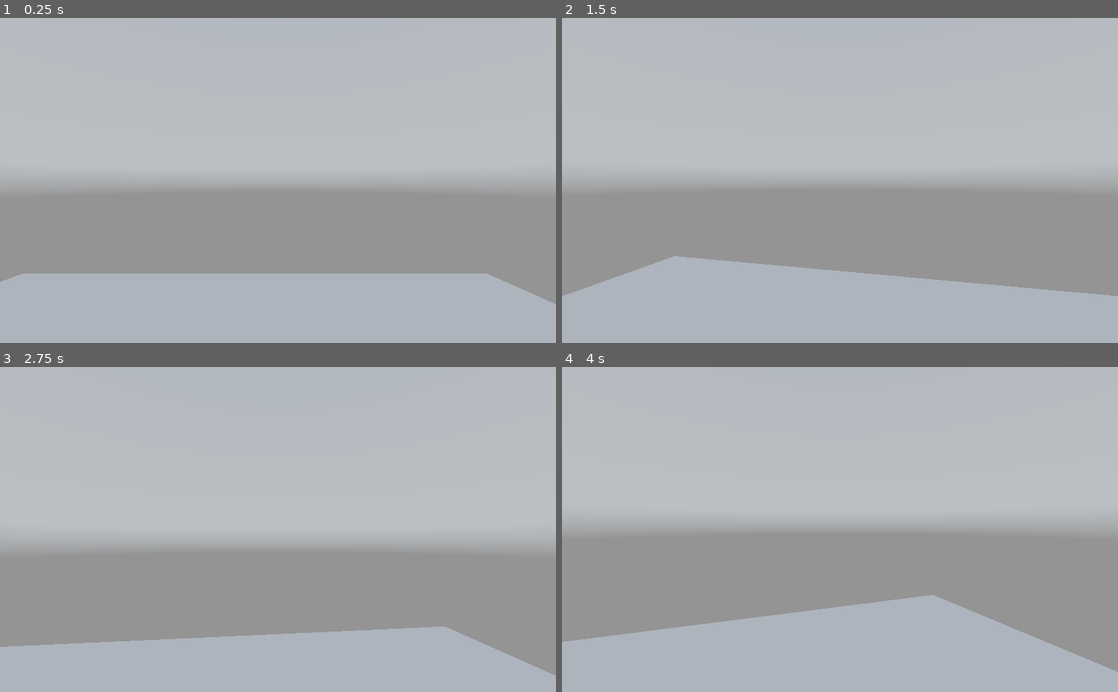
Above: before the commit, frames 1-4 (two rows, left to right).
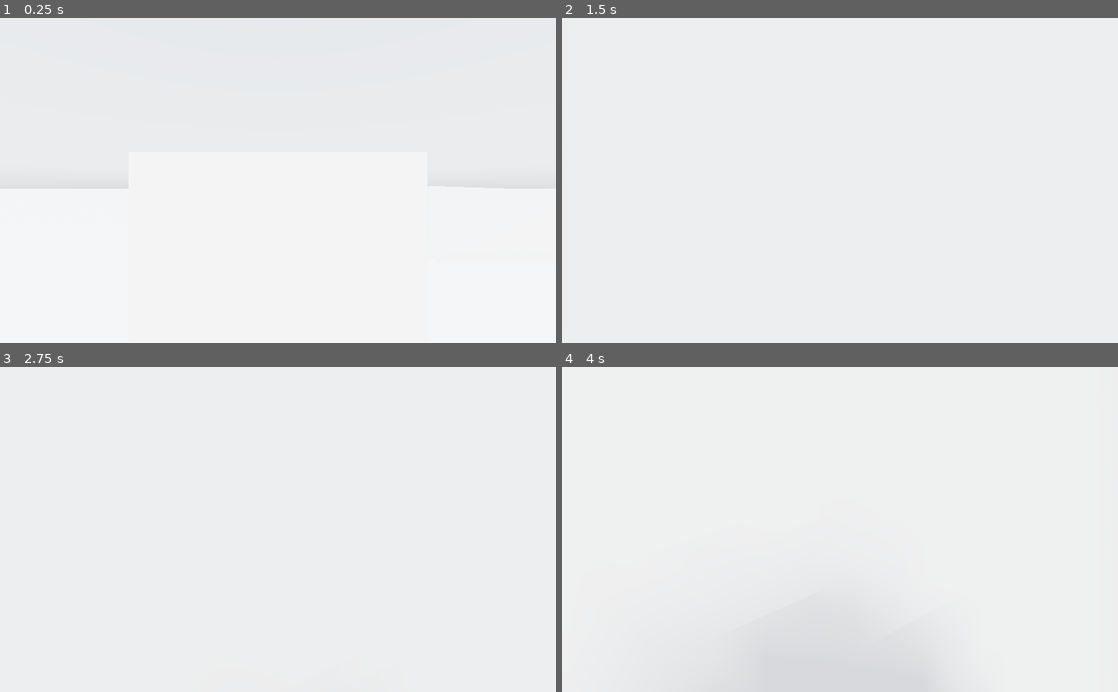
Above: after the commit, the same moments.

Repository: MilkAndBanana01/GODOT-FPS-Toolkit
Game: Godot game, scene res://Demo - Facility/World.tscn
Two runs of this game, one before a commit and one after it. Both use one fixed random seed, a clock stepped at 60 frames per second and the inputs below. A sky picture missing from this copy of the repository is replaced by a grey-blue gradient.
Inputs (mouse positions are in pixels of both pictures, inside the frame that each line leads up to):
- Up to frame 1 (0.25 s): no input
- Up to frame 2 (1.5 s): tap Enter (ui_accept) at 0.5 s; move the mouse to (867, 180) at 0.52 s; hold Ctrl (crouch, bound only after the commit) 0.53-1.28 s; hold W (move_forward, bound only after the commit) from 0.53 s (still down); tap Space (jump, bound only after the commit) at 0.77, 1.07 s; tap Shift (sprint, bound only after the commit) at 0.8, 1.35 s; move the mouse to (812, 180) at 1.27 s
- Up to frame 3 (2.75 s): keep holding W (move_forward, bound only after the commit); tap Space (jump, bound only after the commit) at 1.52, 1.82, 2.3 s; tap Enter (ui_accept) at 1.55, 2, 2.1 s; move the mouse to (289, 523) at 2.02 s
- Up to frame 4 (4 s): keep holding W (move_forward, bound only after the commit); tap Enter (ui_accept) at 2.75, 3.5 s; move the mouse to (834, 536) at 2.77 s; tap Space (jump, bound only after the commit) at 2.85, 3.02, 3.32, 3.77 s; tap Ctrl (crouch, bound only after the commit) at 3.05 s; move the mouse to (878, 532) at 3.52 s; hold Ctrl (crouch, bound only after the commit) from 3.53 s (still down); tap Shift (sprint, bound only after the commit) at 3.8 s

The runs differ from the first frame. In frame 1, 100% of the frame differs, in the area x 0-100%, y 0-100%; in frame 2, 100%; in frame 3, 100%; in frame 4, 100%.
Error before the commit: Invalid get index 'shape' (on base: 'null instance'). (res://Player/Scenes/Abilities/Movement/Movement.gd:745)

Commit message:
Implemented Movement for the most part

Diff:
--- a/GODOT FPS Toolkit (Godot 3.4)/Demo - Facility/World.tscn
+++ b/GODOT FPS Toolkit (Godot 3.4)/Demo - Facility/World.tscn
@@ -12,29 +12,89 @@
 background_sky = SubResource( 1 )
 tonemap_mode = 2
 tonemap_white = 16.0
+auto_exposure_enabled = true
+ssao_enabled = true
+ssao_radius = 0.28
+ssao_radius2 = 0.32
+ssao_quality = 2
 
-[sub_resource type="CubeMesh" id=3]
+[sub_resource type="BoxShape" id=3]
 
-[sub_resource type="ConcavePolygonShape" id=4]
-data = PoolVector3Array( -1, 1, 1, 1, 1, 1, -1, -1, 1, 1, 1, 1, 1, -1, 1, -1, -1, 1, 1, 1, -1, -1, 1, -1, 1, -1, -1, -1, 1, -1, -1, -1, -1, 1, -1, -1, 1, 1, 1, 1, 1, -1, 1, -1, 1, 1, 1, -1, 1, -1, -1, 1, -1, 1, -1, 1, -1, -1, 1, 1, -1, -1, -1, -1, 1, 1, -1, -1, 1, -1, -1, -1, 1, 1, 1, -1, 1, 1, 1, 1, -1, -1, 1, 1, -1, 1, -1, 1, 1, -1, -1, -1, 1, 1, -1, 1, -1, -1, -1, 1, -1, 1, 1, -1, -1, -1, -1, -1 )
+[sub_resource type="CubeMesh" id=4]
 
 [node name="World" type="WorldEnvironment"]
 environment = SubResource( 2 )
 
-[node name="Ground" type="StaticBody" parent="."]
-transform = Transform( -10.0608, 0, 0, 0, 1, 0, 0, 0, -10.0608, 0, 0, 0 )
-
-[node name="MeshInstance" type="MeshInstance" parent="Ground"]
-mesh = SubResource( 3 )
-skeleton = NodePath("")
-material/0 = null
-
-[node name="CollisionShape" type="CollisionShape" parent="Ground"]
-shape = SubResource( 4 )
-
 [node name="KinematicBody" type="KinematicBody" parent="."]
-transform = Transform( 1, 0, 0, 0, 1, 0, 0, 0, 1, 0, 5.03874, 0 )
+transform = Transform( 1, 0, 0, 0, 1, 0, 0, 0, 1, 0, 4.21499, 0 )
 
 [node name="Camera" parent="KinematicBody" instance=ExtResource( 2 )]
 
 [node name="Movement" parent="KinematicBody" instance=ExtResource( 3 )]
+movement/speed = 10
+gravity/enabled = true
+"gravity/gravity rate" = 20.0
+"gravity/enable mid air movement" = true
+"gravity/mid air movement style" = 0
+crouching/enabled = true
+crouching/configuration = 0
+"crouching/decrease height" = 0.533
+"crouching/crouching speed" = 6.863
+"crouching/decrease speed" = 8.255
+
+[node name="StaticBody" type="StaticBody" parent="."]
+transform = Transform( 192.803, 0, 0, 0, 1, 0, 0, 0, 192.803, 0, 0, 0 )
+__meta__ = {
+"_edit_group_": true
+}
+
+[node name="CollisionShape" type="CollisionShape" parent="StaticBody"]
+shape = SubResource( 3 )
+
+[node name="MeshInstance" type="MeshInstance" parent="StaticBody/CollisionShape"]
+mesh = SubResource( 4 )
+material/0 = null
+
+[node name="StaticBody2" type="StaticBody" parent="."]
+transform = Transform( 2.88501, 0, 0, 0, 2.88501, 0, 0, 0, 2.88501, 0, 0, -16.1604 )
+__meta__ = {
+"_edit_group_": true
+}
+
+[node name="CollisionShape" type="CollisionShape" parent="StaticBody2"]
+shape = SubResource( 3 )
+
+[node name="MeshInstance" type="MeshInstance" parent="StaticBody2/CollisionShape"]
+mesh = SubResource( 4 )
+material/0 = null
+
+[node name="StaticBody4" type="StaticBody" parent="."]
+transform = Transform( 2.88501, 0, 0, 0, 5.0931, 0, 0, 0, 2.88501, 0, 0, -7.37518 )
+__meta__ = {
+"_edit_group_": true
+}
+
+[node name="CollisionShape" type="CollisionShape" parent="StaticBody4"]
+shape = SubResource( 3 )
+
+[node name="MeshInstance" type="MeshInstance" parent="StaticBody4/CollisionShape"]
+mesh = SubResource( 4 )
+material/0 = null
+
+[node name="StaticBody3" type="StaticBody" parent="."]
+transform = Transform( 4.0047, -3.70489, 0, 1.9592, 2.11774, 0, 0, 0, 5.45563, 13.0068, 0, -15.5349 )
+__meta__ = {
+"_edit_group_": true
+}
+
+[node name="CollisionShape" type="CollisionShape" parent="StaticBody3"]
+shape = SubResource( 3 )
+
+[node name="MeshInstance" type="MeshInstance" parent="StaticBody3/CollisionShape"]
+mesh = SubResource( 4 )
+material/0 = null
+
+[node name="DirectionalLight" type="DirectionalLight" parent="."]
+transform = Transform( 0.938632, 0.246845, -0.240911, 0, 0.698453, 0.715656, 0.344921, -0.671737, 0.65559, -0.168134, 15.9247, 0 )
+shadow_enabled = true
+shadow_contact = 0.934
--- a/GODOT FPS Toolkit (Godot 3.4)/Player/Scenes/Abilities/Camera/Camera.gd
+++ b/GODOT FPS Toolkit (Godot 3.4)/Player/Scenes/Abilities/Camera/Camera.gd
@@ -1,5 +1,7 @@
 tool
 extends Node
+
+signal updateHeadPosition
 
 var player
 var head
@@ -7,6 +9,7 @@
 var mouseMovement
 var rotationVelocity: Vector2
 
+var movement
 var headExists : bool
 var camExists : bool
 
@@ -93,10 +96,11 @@
 					if child is Camera:
 						camera = child
 						camExists = true
+			if i is CollisionShape:
+				updateHeight(i.shape.height)
 		if not headExists:
 			head = Spatial.new()
 			head.name = 'Head'
-			head.translate(Vector3(1,0,0))
 			player.call_deferred('add_child',head)
 			head.call_deferred('set_owner',player)
 		if not camExists:
@@ -105,6 +109,7 @@
 			head.call_deferred('add_child',camera)
 			camera.call_deferred('set_owner',player)
 		Input.set_mouse_mode(Input.MOUSE_MODE_CAPTURED)
+		movement = player.get_node("Movement")
 
 func _input(event: InputEvent) -> void:
 	if event is InputEventMouseMotion:
@@ -112,14 +117,25 @@
 	if Input.is_key_pressed(KEY_ESCAPE):
 		get_tree().quit()
 
-func _physics_process(_delta: float) -> void:
-	if mouseMovement != null:
-		if smoothing:
-			rotationVelocity = rotationVelocity.linear_interpolate(mouseMovement * (sensitivity * 0.25), (100.5 - smoothing_amount) * .01)
-		else:
-			rotationVelocity = mouseMovement * (sensitivity * 0.25)
-		if not lock_camera:
-			player.rotate_y(-deg2rad(rotationVelocity.x))
-			head.rotate_x(-deg2rad(rotationVelocity.y))
-			head.rotation.x = clamp(head.rotation.x,deg2rad(-90),deg2rad(90))
-		mouseMovement = Vector2.ZERO
+func _physics_process(delta: float) -> void:
+	if Engine.is_editor_hint() == false:
+
+		head.translation.y = lerp(
+			head.translation.y,
+			(int(not Input.is_action_pressed('crouch')) * movement.standingHeight) +
+			(int(Input.is_action_pressed('crouch')) * movement.crouchingHeight),
+			delta * movement.crouchingSpeed)
+
+		if mouseMovement != null:
+			if smoothing:
+				rotationVelocity = rotationVelocity.linear_interpolate(mouseMovement * (sensitivity * 0.25), (100.5 - smoothing_amount) * .01)
+			else:
+				rotationVelocity = mouseMovement * (sensitivity * 0.25)
+			if not lock_camera:
+				player.rotate_y(-deg2rad(rotationVelocity.x))
+				head.rotate_x(-deg2rad(rotationVelocity.y))
+				head.rotation.x = clamp(head.rotation.x,deg2rad(-90),deg2rad(90))
+			mouseMovement = Vector2.ZERO
+
+func updateHeight(n):
+	head.translation.y = n
--- a/GODOT FPS Toolkit (Godot 3.4)/Player/Scenes/Abilities/Movement/Movement.gd
+++ b/GODOT FPS Toolkit (Godot 3.4)/Player/Scenes/Abilities/Movement/Movement.gd
@@ -1,5 +1,7 @@
 tool
 extends Node
+
+signal updateHeight
 
 var props : Array
 
@@ -11,23 +13,14 @@
 var friction : float
 
 var gravityEnabled : bool
-var gravityStyle : int
 var gravity : float
-
 var airMomentumEnabled : bool
 var airMomentumStyle : int
 var airMomentum : float
-
 var airMovementEnabled : bool
 var airMovementStyle : int
 var airMovementSpeed : int
 var airMovementAcc : float
-
-var jumpMovementEnabled : bool
-var jumpMovementAllowed : int
-var jumpMovementStyle : int
-var jumpMovementSpeed : int
-var jumpMovementAcc : float
 
 var runningEnabled : bool = true
 var runningAirMomentum : int
@@ -35,6 +28,13 @@
 var runningSpeed : int
 var runningAcc : float
 var runningAirEnabled : bool
+
+
+var jumpMovementEnabled : bool
+var jumpMovementAllowed : int
+var jumpMovementStyle : int
+var jumpMovementSpeed : int
+var jumpMovementAcc : float
 
 var jumpingEnabled : bool
 var jumpHeight : float
@@ -49,12 +49,10 @@
 var crouchingHeight : float
 var crouchingSpeedConfig : int
 var decreaseSpeed : float
-var crouchingSpeedStyle : int
-var customCrouchingSpeed : int
-var customCrouchingAcc : float
 var airCrouching : int
 
 var collision
+var capsuleMesh
 var collExists : bool
 
 var player
@@ -62,7 +60,9 @@
 var usedAcceleration : float
 var input : Vector2
 var direction : Vector3
+var velocity : Vector3
 var gravityVec : Vector3
+var snapVec : Vector3
 
 func _get(property):
 	## MOVEMENT PROPERTIES
@@ -76,7 +76,6 @@
 
 	## GRAVITY PROPERTIES
 	if property == 'gravity/enabled': return gravityEnabled
-	if property == 'gravity/gravity style': return gravityStyle
 	if property == 'gravity/gravity rate': return gravity
 
 	if property == 'gravity/enable air momentum': return airMomentumEnabled
@@ -116,9 +115,6 @@
 	if property == 'crouching/crouching speed': return crouchingSpeed
 	if property == 'crouching/speed configuration': return crouchingSpeedConfig
 	if property == 'crouching/decrease speed': return decreaseSpeed
-	if property == 'crouching/custom speed style': return crouchingSpeedStyle
-	if property == 'crouching/custom speed': return customCrouchingSpeed
-	if property == 'crouching/custom acceleration': return customCrouchingAcc
 	if property == 'crouching/allow crouching mid air': return airCrouching
 
 func _set(property, value):
@@ -146,9 +142,6 @@
 	if property == 'gravity/enabled':
 		gravityEnabled = value
 		property_list_changed_notify()
-	if property == 'gravity/gravity style':
-		gravityStyle = value
-		property_list_changed_notify()
 	if property == 'gravity/enable air momentum':
 		airMomentumEnabled = value
 		property_list_changed_notify()
@@ -220,18 +213,15 @@
 		property_list_changed_notify()
 		crouchingConfig = value
 	if property == 'crouching/decrease height': decreaseStandingHeight = value
-	if property == 'crouching/standing height': standingHeight = value
+	if property == 'crouching/standing height':
+		standingHeight = value
+		emit_signal("updateHeight",standingHeight)
 	if property == 'crouching/crouching height': crouchingHeight = value
 	if property == 'crouching/crouching speed': crouchingSpeed = value
 	if property == 'crouching/speed configuration':
 		property_list_changed_notify()
 		crouchingSpeedConfig = value
 	if property == 'crouching/decrease speed': decreaseSpeed = value
-	if property == 'crouching/custom speed style':
-		property_list_changed_notify()
-		crouchingSpeedStyle = value
-	if property == 'crouching/custom speed': customCrouchingSpeed = value
-	if property == 'crouching/custom acceleration': customCrouchingAcc = value
 	if property == 'crouching/allow crouching mid air': airCrouching = value
 
 func movement_properties():
@@ -291,14 +281,6 @@
 		}
 	)
 	if gravityEnabled:
-		props.append(
-			{
-				"name":"gravity/gravity style",
-				"type":2,
-				"hint":3,
-				"hint_string":"Linear,Exponential",
-			}
-		)
 		props.append(
 			{
 				'name': 'gravity/gravity rate',
@@ -431,7 +413,7 @@
 						"name":"jumping/speed of movement",
 						"type":2,
 						"hint":3,
-						"hint_string":"Use Movement Acceleration,Use Custom Acceleration",
+						"hint_string":"Use Movement Speed,Use Custom Speed",
 					}
 				)
 				if jumpMovementStyle != 0:
@@ -448,7 +430,6 @@
 								'type': TYPE_REAL
 							}
 						)
-
 func crouching_properties():
 	props.append(
 		{
@@ -493,50 +474,18 @@
 		)
 		props.append(
 			{
-				"name":"crouching/speed configuration",
+				'name': 'crouching/decrease speed',
+				'type': TYPE_REAL
+			}
+		)
+		props.append(
+			{
+				"name":"crouching/allow crouching mid air",
 				"type":2,
 				"hint":3,
-				"hint_string":"Decrease from Current Speed,Use Custom Speed",
-			}
-		)
-
-		if crouchingSpeedConfig != 0:
-			props.append(
-				{
-					"name":"crouching/custom speed style",
-					"type":2,
-					"hint":3,
-					"hint_string":"Retro,Modern",
-				}
-			)
-			props.append(
-				{
-					'name': 'crouching/custom speed',
-					'type': TYPE_INT
-				}
-			)
-			if crouchingSpeedStyle == 1:
-				props.append(
-					{
-						'name': 'crouching/custom acceleration',
-						'type': TYPE_REAL
-					}
-				)
-		else:
-			props.append(
-				{
-					'name': 'crouching/decrease speed',
-					'type': TYPE_REAL
-				}
-			)
-	props.append(
-		{
-			"name":"crouching/allow crouching mid air",
-			"type":2,
-			"hint":3,
-			"hint_string":"Disabled,Enable,Affect Height,Affect Speed",
-		}
-	)
+				"hint_string":"Disabled,Enable,Affect Height,Affect Speed",
+			}
+		)
 
 func _get_property_list() -> Array:
 	props = []
@@ -672,122 +621,155 @@
 	return props
 
 func _ready() -> void:
-	player = get_parent()
-	for i in player.get_children():
-		if i is CollisionShape:
-			collision = i
-			collExists = true
-	if not collExists:
-		collision = CollisionShape.new()
-		collision.name = "Collision"
-		var capsule = CapsuleShape.new()
-		capsule.radius = 0.5
-		collision.set_shape(capsule)
-		collision.rotate_x(deg2rad(90))
-		player.call_deferred('add_child',collision)
-		collision.call_deferred('set_owner',player)
-		yield()
-	if crouchingConfig == 0:
-		standingHeight = player.get_node("Collision").shape.height
-		crouchingHeight = standingHeight - decreaseStandingHeight
+	if Engine.is_editor_hint() == false:
+		player = get_parent()
+		for i in get_children():
+			if i is CollisionShape:
+				collision = i
+				collExists = true
+		if not collExists:
+			collision = CollisionShape.new()
+			collision.name = "Collision"
+			var capsule = CapsuleShape.new()
+			capsule.height = standingHeight
+			capsule.radius = 0.5
+			collision.set_shape(capsule)
+			collision.rotate_x(deg2rad(90))
+
+			capsuleMesh = CapsuleMesh.new()
+			capsuleMesh.radius = 0.5
+			var mesh = MeshInstance.new()
+			mesh.set_mesh(capsuleMesh)
+
+			player.call_deferred('add_child',collision)
+			collision.call_deferred('set_owner',player)
+			player.call_deferred('add_child',collision)
+			collision.call_deferred('set_owner',player)
+			collision.call_deferred('add_child',mesh)
+			mesh.call_deferred('set_owner',player)
+
+		if crouchingConfig == 0:
+			standingHeight = 1
+			crouchingHeight = standingHeight - decreaseStandingHeight
+
+		capsuleMesh.mid_height = standingHeight
+
+		var inputs := ["move_left","move_right","move_back","move_forward","jump","sprint","crouch"]
+		var keyCodes := [KEY_A,KEY_D,KEY_S,KEY_W,KEY_SPACE,KEY_SHIFT,KEY_CONTROL]
+		var pos := 0
+		for i in inputs:
+			if InputMap.has_action(i):
+				var inputEvent = InputEventKey.new()
+				inputEvent.scancode = keyCodes[pos]
+				if InputMap.action_has_event(i,inputEvent):
+					pass
+				else:
+					InputMap.action_add_event(i,inputEvent)
+			pos += 1
+		connect('updateHeight',player.get_node("Camera"),"updateHeight")
+		emit_signal("updateHeight",standingHeight)
 
 func _physics_process(delta):
-
 	if Engine.is_editor_hint() == false:
-
-		if not player.is_on_floor():
-			grounded = false
-			if gravityStyle == 1:
-				gravityVec += Vector3.DOWN * gravity * delta
+		grounded = player.is_on_floor()
+
+# CAPTURING INPUTS
+		input = Input.get_vector('move_left','move_right','move_forward','move_back')
+		direction = (player.transform.basis * Vector3(input.x, 0, input.y)).normalized()
+
+# INTERPOLATING PLAYER HEIGHT INPUTS
+		if crouchingConfig == 0:
+			collision.shape.height = lerp(
+				collision.shape.height,
+				standingHeight - (int(Input.is_action_pressed('crouch')) * decreaseStandingHeight),
+				delta * crouchingSpeed)
+			capsuleMesh.mid_height = lerp(
+				capsuleMesh.mid_height,
+				standingHeight - (int(Input.is_action_pressed('crouch')) * decreaseStandingHeight),
+				delta * crouchingSpeed)
+		else:
+			collision.shape.height = lerp(
+				collision.shape.height,
+				(int(not Input.is_action_pressed('crouch')) * standingHeight) +
+				(int(Input.is_action_pressed('crouch')) * crouchingHeight),
+				delta * crouchingSpeed)
+			capsuleMesh.mid_height = lerp(
+				capsuleMesh.mid_height,
+				(int(not Input.is_action_pressed('crouch')) * standingHeight) +
+				(int(Input.is_action_pressed('crouch')) * crouchingHeight),
+				delta * crouchingSpeed)
+# GRAVITY
+		if grounded:
+			jumpCount = 0
+			snapVec = -player.get_floor_normal()
+			gravityVec = Vector3.ZERO
+			usedAcceleration = acceleration
+		else:
+			snapVec = Vector3.DOWN
+			gravityVec += Vector3.DOWN * gravity * delta
+			usedAcceleration = acceleration
+			if airMomentumEnabled:
+				if airMomentumStyle == 0:
+					usedAcceleration = acceleration
+				if airMomentumStyle == 1:
+					usedAcceleration = acceleration + airMomentum
+				if airMomentumStyle == 2:
+					usedAcceleration = airMomentum
+
+		var currentSpeed = ((speed
+		+ (int(runningEnabled and Input.is_action_pressed("sprint"))) * runningSpeed)
+		- (int(crouchingEnabled and Input.is_action_pressed('crouch') and \
+		grounded or not (airCrouching != 0 or airCrouching != 2))) * decreaseSpeed)
+
+# JUMPING
+		if Input.is_action_just_pressed("jump") and \
+		(grounded or \
+		jumpCount < availableJumps or \
+		airMovementEnabled):
+			jumpCount += 1
+			snapVec = Vector3.ZERO
+			gravityVec = Vector3.UP * jumpHeight
+			direction = (player.transform.basis * Vector3(input.x, 0, input.y)).normalized()
+			velocity.x = direction.x * currentSpeed
+			velocity.z = direction.z * currentSpeed
+
+# MOVEMENT STYLE
+		if grounded:
+			if movementStyle == 0:
+				velocity = Vector3.ZERO
+				velocity.x = direction.x * currentSpeed
+				velocity.z = direction.z * currentSpeed
 			else:
-				if gravityVec.y > 0:
-					gravityVec += Vector3.DOWN * gravity * delta
-				else:
-					gravityVec = Vector3.DOWN * gravity
-			if airMomentumEnabled:
-				if movementStyle == 0:
-					if airMomentumStyle == 0:
-						usedAcceleration = speed
-					elif airMomentumStyle == 1:
-						usedAcceleration = speed + airMomentum
-					elif airMomentumStyle == 2:
-						usedAcceleration = airMomentum
-				else:
-					if airMomentumStyle == 1:
-						usedAcceleration = acceleration + airMomentum
-					elif airMomentumStyle == 2:
-						usedAcceleration = airMomentum
+				velocity = velocity.linear_interpolate(Vector3(direction.x,0,direction.z) * currentSpeed, delta * usedAcceleration)
+
+# FRICTION
+			if frictionEnabled and input == Vector2.ZERO:
+				velocity = velocity.linear_interpolate(Vector3.ZERO, delta * friction)
+
+# AIR MOVEMENT
 		else:
-			if movementStyle == 0 and airMomentumStyle == 1:
-				usedAcceleration = speed
-			else:
-				usedAcceleration = acceleration
-			gravityVec = -player.get_floor_normal()
-			grounded = true
-
-		if jumpingEnabled and jumpCount < availableJumps and Input.is_action_just_pressed('ui_accept'):
-			jumpCount += 1
-			gravityVec = Vector3.UP * jumpHeight
-			input = Input.get_vector('move_left','move_right','move_forward','move_back')
-			direction = (player.transform.basis * Vector3(input.x, 0, input.y)).normalized()
-			if movementStyle == 0:
-				player.velocity.x = direction.x * speed
-				player.velocity.z = direction.z * speed
-		elif player.is_on_floor():
-			jumpCount = 0
-
-		input = Input.get_vector('move_left','move_right','move_forward','move_back')
-		if (grounded and not airMovementEnabled) \
-		or airMovementEnabled \
-		or ((not grounded) and jumpMovementEnabled and (jumpCount <= jumpMovementAllowed)):
-			direction = (player.transform.basis * Vector3(input.x, 0, input.y)).normalized()
-
-		player.get_node("Collision").shape.height = lerp(
-			player.get_node("Collision").shape.height,
-		int(crouchingConfig == 1) * ((standingHeight * int(not Input.is_action_pressed('crouch')) + (crouchingHeight * int(Input.is_action_pressed('crouch'))))) + int(crouchingConfig == 0) * (standingHeight - (int(grounded or airCrouching == 1 or airCrouching == 2) * (int(crouchingEnabled and Input.is_action_pressed('crouch')) * decreaseStandingHeight))),
-		delta * crouchingSpeed)
-
-		if runningEnabled and Input.is_action_pressed('sprint'):
-			if runningStyle == 2:
-				player.velocity = player.velocity.lerp(Vector3(direction.x,0,direction.z) * (speed + (int(runningEnabled and (Input.is_action_pressed('sprint') and (runningAirEnabled or grounded))) * runningSpeed)),delta * runningAcc)
-
-		if grounded \
-		or (airMovementEnabled and airMovementStyle == 0) \
-		or ((not grounded) and jumpMovementEnabled and (jumpCount <= jumpMovementAllowed)):
-			if movementStyle == 0:
-					var currentSpeed = ((speed
-						+ (int(runningEnabled and (Input.is_action_pressed('sprint') and (runningAirEnabled or grounded))) * runningSpeed))
-						- (int(crouchingEnabled and Input.is_action_pressed('crouch') and crouchingSpeedConfig == 0 and (grounded or airCrouching == 1 or airCrouching == 3)) * decreaseSpeed))
-					if not Input.is_action_pressed('crouch'):
-						player.velocity = Vector3.ZERO
-						player.velocity.x = direction.x * currentSpeed
-						player.velocity.z = direction.z * currentSpeed
-					elif crouchingSpeedStyle == 1 and Input.is_action_pressed('crouch'):
-						player.velocity = player.velocity.lerp(Vector3(direction.x,0,direction.z) * customCrouchingSpeed,delta * customCrouchingAcc)
-			else:
-					var currentSpeed = ((speed
-						+ (int(runningEnabled and (Input.is_action_pressed('sprint') and (runningAirEnabled or grounded))) * runningSpeed))
-						- (int(crouchingEnabled and Input.is_action_pressed('crouch') and crouchingSpeedConfig == 0 and (grounded or airCrouching == 1 or airCrouching == 3)) * decreaseSpeed))
-					player.velocity = player.velocity.lerp(Vector3(direction.x,0,direction.z) * currentSpeed,delta * usedAcceleration)
-
-		if airMovementEnabled:
-			if not grounded:
+			if airMovementEnabled:
 				if airMovementStyle == 1:
-					player.velocity = Vector3.ZERO
-					player.velocity.x = direction.x * airMovementSpeed
-					player.velocity.z = direction.z * airMovementSpeed
-				if airMovementStyle == 2:
-					player.velocity = player.velocity.lerp(Vector3(direction.x,0,direction.z) * airMovementSpeed,delta * airMovementAcc)
-
-		if crouchingEnabled \
-		and Input.is_action_pressed('crouch') \
-		and crouchingSpeedConfig == 1 \
-		and (grounded or (not grounded and (airCrouching == 1 or airCrouching == 3))):
-			if crouchingSpeedStyle == 0:
-				player.velocity.x = direction.x * customCrouchingSpeed
-				player.velocity.z = direction.z * customCrouchingSpeed
-		if input == Vector2.ZERO and frictionEnabled and grounded:
-			player.velocity = player.velocity.lerp(Vector3.ZERO,delta * friction)
-		player.velocity.y = gravityVec.y
-
-		player.move_and_slide()
+					velocity = Vector3.ZERO
+					velocity.x = direction.x * airMovementSpeed
+					velocity.z = direction.z * airMovementSpeed
+				elif airMovementStyle == 2:
+					velocity = velocity.linear_interpolate(Vector3(direction.x,0,direction.z) * airMovementSpeed, delta * airMovementAcc)
+
+# JUMP MOVEMENT
+			if jumpMovementEnabled and (jumpCount < jumpMovementAllowed):
+				var jumpAirSpeed : int
+				if jumpMovementStyle == 0:
+					jumpAirSpeed = currentSpeed
+				elif airMovementStyle == 1:
+					jumpAirSpeed = jumpMovementSpeed
+					if movementStyle == 0:
+						velocity = Vector3.ZERO
+						velocity.x = direction.x * jumpAirSpeed
+						velocity.z = direction.z * jumpAirSpeed
+					else:
+						velocity = velocity.linear_interpolate(Vector3(direction.x,0,direction.z) * jumpAirSpeed, delta * jumpMovementAcc)
+
+
+		velocity.y = gravityVec.y
+		player.move_and_slide_with_snap(velocity,snapVec,Vector3.UP)
